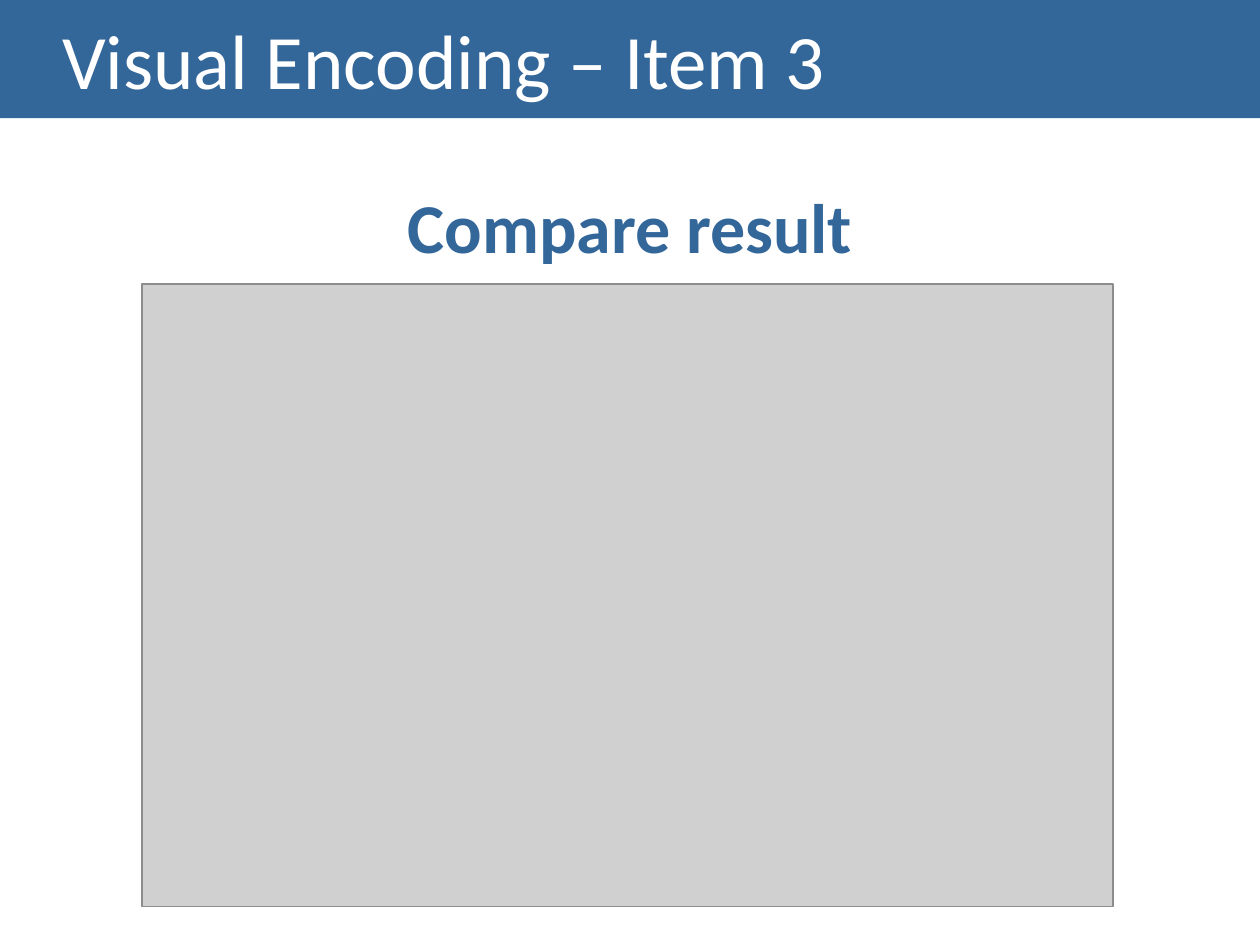
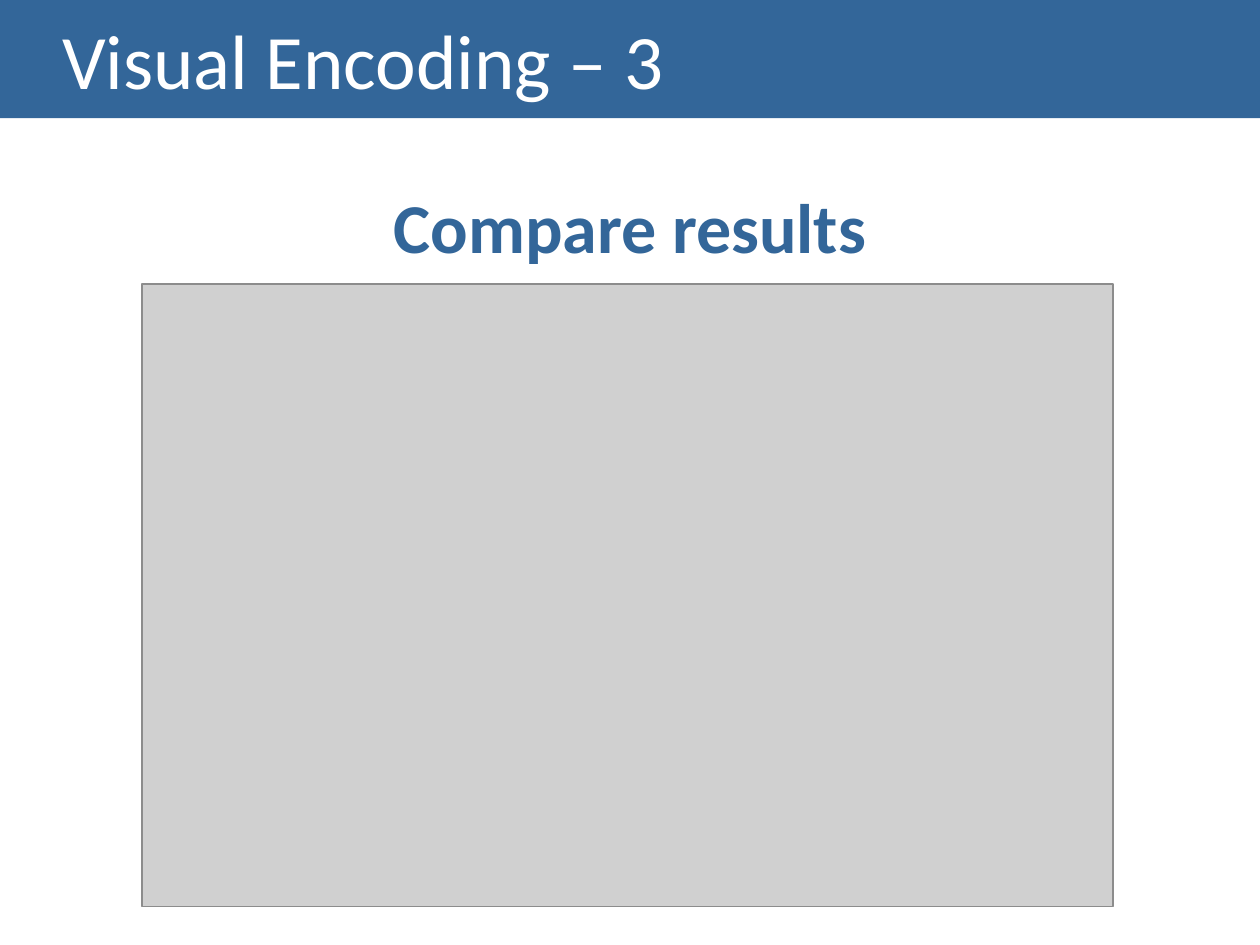
Before and after one commit to carboned4/V_I_2015_1, a slide deck: slide 9 of checkpoint3/G01A - Presentation 3.pptx. Drawn at 1260x945 pixels with LibreOffice and Linux fonts; fonts in the diff are those of the drawing; grey boxes stand for pictures. Boxes give left, top, right and bottom in pixels: in the first picture for what was removed or moved away, otherwise in the second. Text is boxed around its words. In the diff, an @@ line names an element or a change of style, - is before the commit and + after.

```diff
--- a/checkpoint3/G01A - Presentation 3.pptx
+++ b/checkpoint3/G01A - Presentation 3.pptx
@@ title at (x1=62, y1=35, x2=663, y2=103): text changed @@
-Visual Encoding – Item 3
+Visual Encoding – 3
@@ text at (x1=394, y1=204, x2=866, y2=264): text changed @@
-Compare result
+Compare results
```
Also in this commit, not shown: 10 other slides changed, 2 other files.
